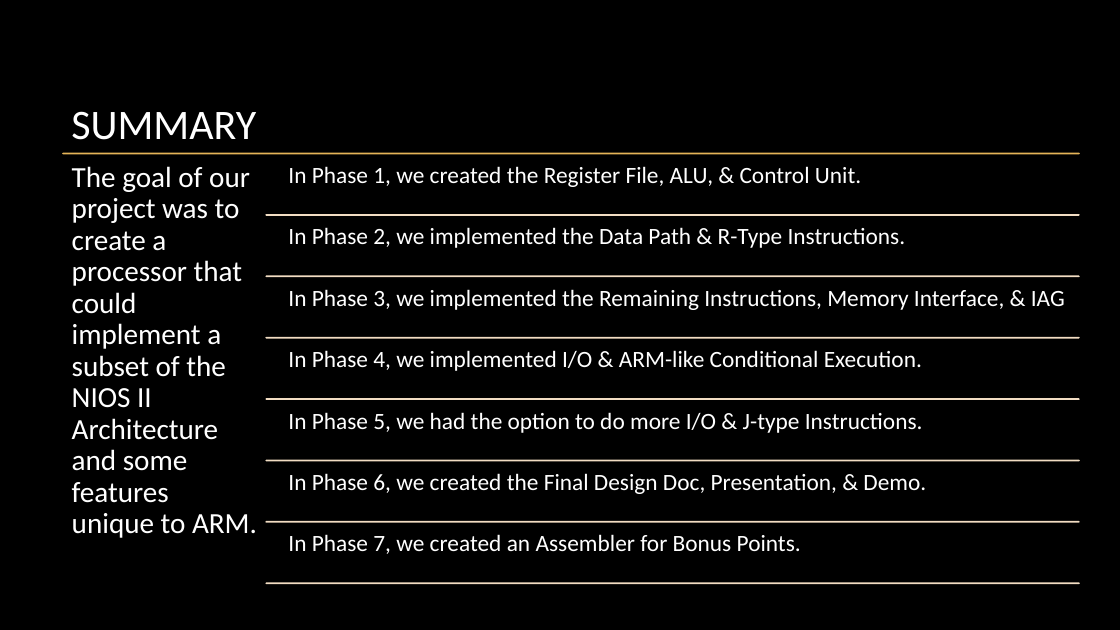
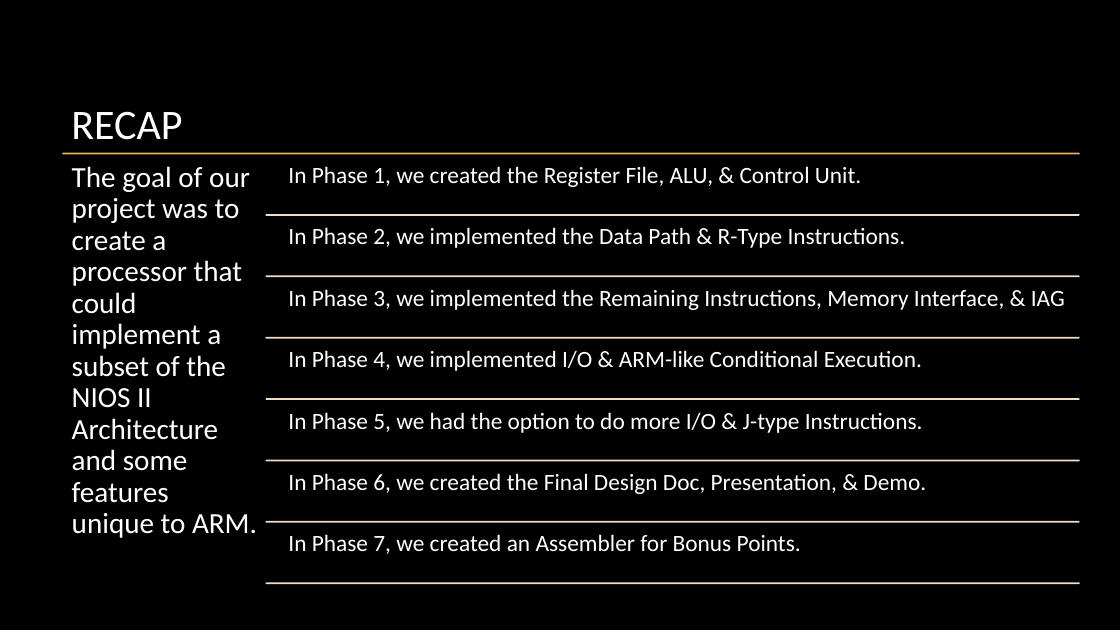
Before and after one commit to sheawinkler/230Project, a slide deck: slide 27 of Part6/The Adventurous Project of building a processor.pptx (slide 28 before the commit). Drawn at 1120x630 pixels with LibreOffice and Linux fonts; fonts in the diff are those of the drawing; background and template pictures are left out. Boxes give left, top, right and bottom in pixels: in the first picture for what was removed or moved away, otherwise in the second. Text is boxed around its words. In the diff, an @@ line names an element or a change of style, - is before the commit and + after.

```diff
--- a/Part6/The Adventurous Project of building a processor.pptx
+++ b/Part6/The Adventurous Project of building a processor.pptx
@@ title at (71,111,182,140): text changed @@
-SUMMARY
+RECAP
```
Also in this commit, not shown: 1 other slide changed, 1 slide removed.
